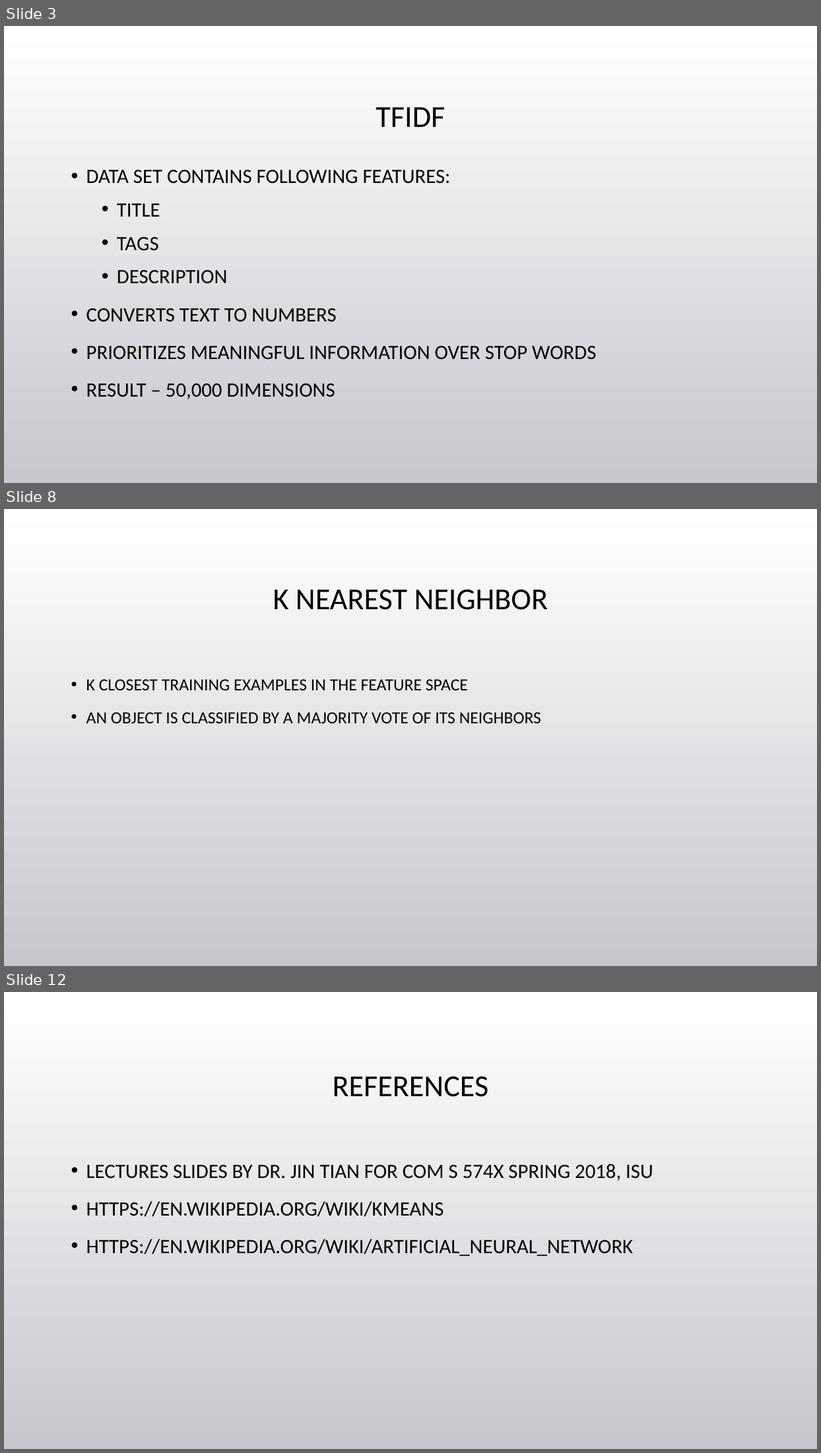
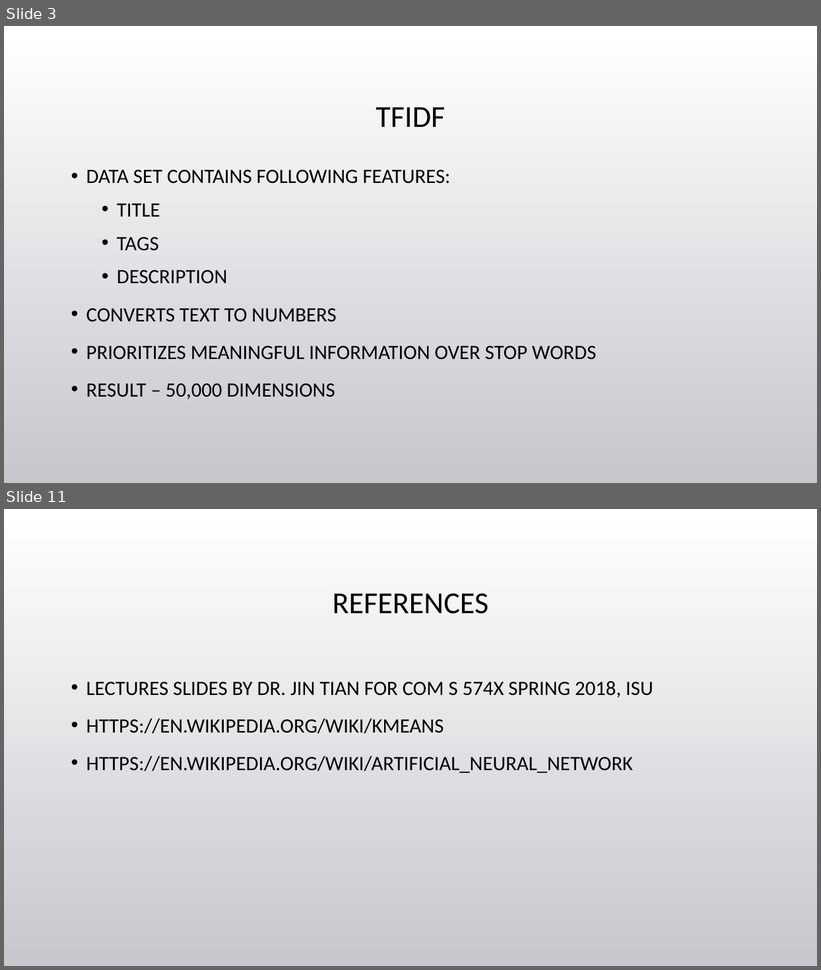
Before and after one commit to tgore03/ClassiTube, a slide deck: Categorizing YouTube Videos.pptx. Shown one above the other, each under a label of ours: slides 3, 8 and 12 before the commit, slides 3 and 11 after it; the slides between them are not shown. The pictures are 821x1453 and 821x970 pixels, drawn with LibreOffice and Linux fonts; fonts in the diff are those of the drawing; background and template pictures are left out. Boxes give left, top, right and bottom in pixels: in the first picture for what was removed or moved away, otherwise in the second. Text is boxed around its words. In the diff, an @@ line names an element or a change of style, - is before the commit and + after.

```diff
--- a/Categorizing YouTube Videos.pptx
+++ b/Categorizing YouTube Videos.pptx
@@ slide 8 removed at [4, 509, 817, 966], background picture (left out) @@
@@ title removed at [273, 590, 548, 610] @@
-K NEAREST NEIGHBOR
@@ text removed at [86, 679, 541, 723] @@
-• K CLOSEST TRAINING EXAMPLES IN THE FEATURE SPACE
-• AN OBJECT IS CLASSIFIED BY A MAJORITY VOTE OF ITS NEIGHBORS
@@ what was slide 12 is now slide 11 @@
```
Also in this commit, not shown: 4 slides changed, 4 slides added, 4 other slides removed, 5 other files.
